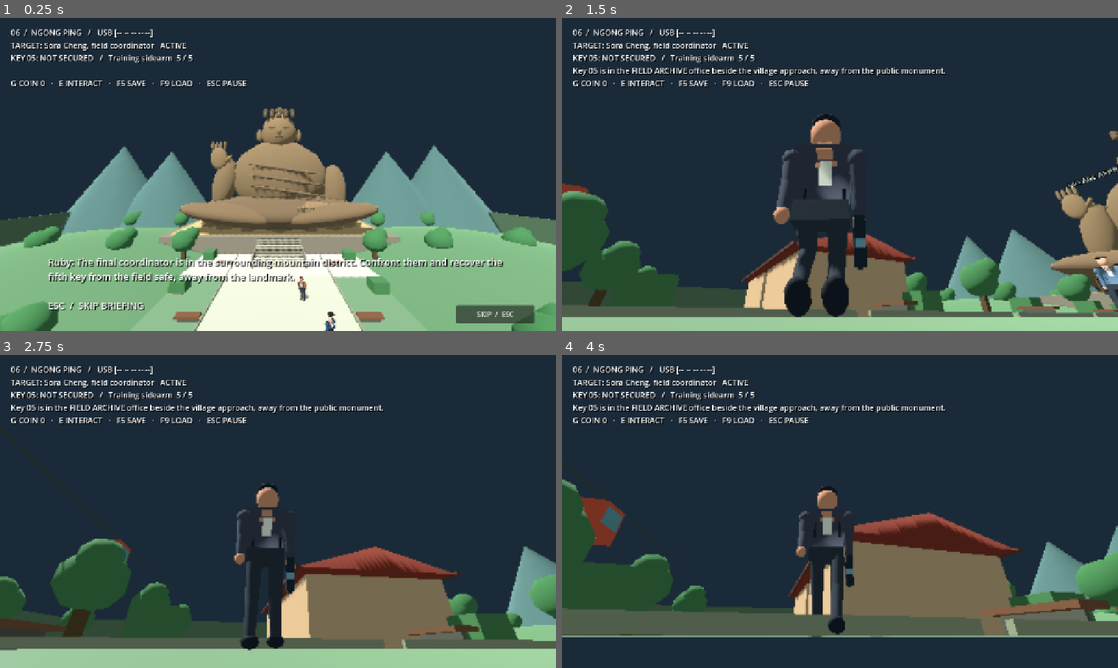
Above: before the commit, frames 1-4 (two rows, left to right).
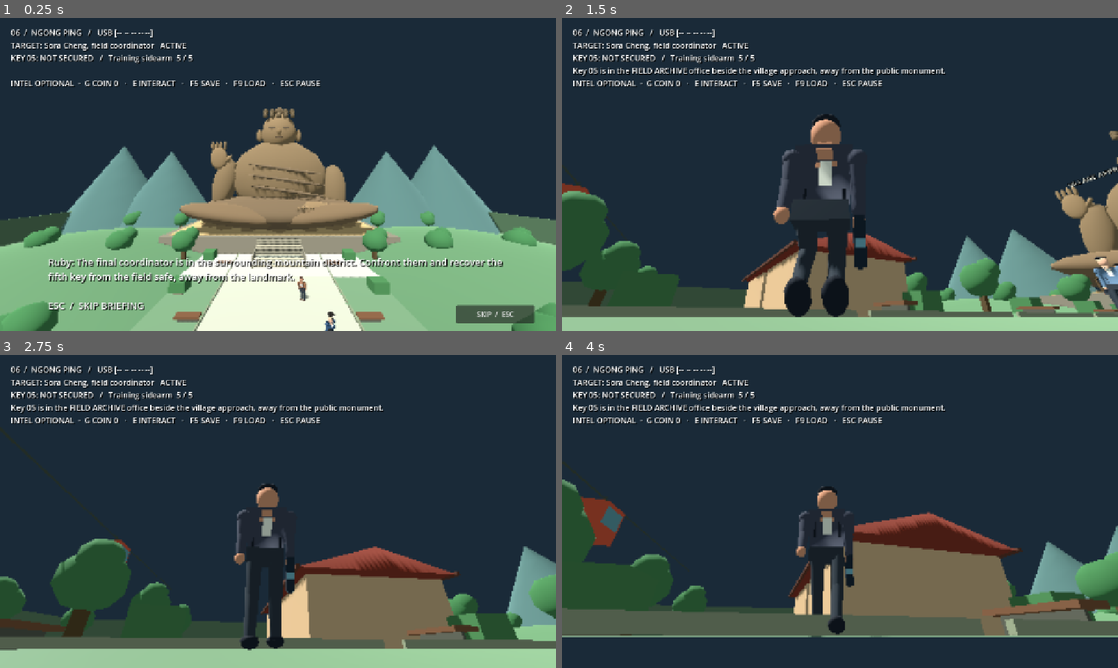
Above: after the commit, the same moments.

Repository: CoolgamerProXD/Stealty-Assasin-redesigned-computing-machine-Beta
Game: Godot game, scene res://scenes/mission_ngong_ping.tscn
Two runs of this game, one before a commit and one after it. Both use one fixed random seed, a clock stepped at 60 frames per second and the inputs below. This scene is started directly instead of the project's main scene.
Inputs (mouse positions are in pixels of both pictures, inside the frame that each line leads up to):
- Up to frame 1 (0.25 s): no input
- Up to frame 2 (1.5 s): click "SKIP / ESC" at 0.5 s; move the mouse to (867, 174) at 1.27 s; hold W (move_forward) from 1.28 s (still down); hold C (crouch) from 1.28 s (still down); click (867, 174) at 1.42 s
- Up to frame 3 (2.75 s): keep holding W (move_forward); tap E (interact) at 1.55, 2.1 s; move the mouse to (250, 511) at 2.02 s; release C (crouch) at 2.03 s; tap C (crouch) at 2.3 s
- Up to frame 4 (4 s): keep holding W (move_forward); move the mouse to (851, 505) at 2.77 s; hold Right mouse button (aim) 2.78-3.53 s; tap E (interact) at 3.05 s; move the mouse to (834, 517) at 3.52 s; tap C (crouch) at 3.6 s; click (834, 517) at 3.67 s

The runs differ from the first frame. In frame 1, 0.8% of the frame differs, in the area x 1-58%, y 20-22%; in frame 2, 0.8%; in frame 3, 0.8%; in frame 4, 0.8%.

Commit message:
Connect three mission neighbourhoods with interiors, elevated intel and local routines [windows]
Co-authored-by: arena-agent <297053741+arena-agent@users.noreply.github.com>

Diff:
--- a/resources/hong_kong_operations.json
+++ b/resources/hong_kong_operations.json
@@ -29,7 +29,13 @@
       0.05,
       9
     ],
-    "target_line": "The manifest is on the train. The market intermediary arranged the next handoff."
+    "target_line": "The manifest is on the train. The market intermediary arranged the next handoff.",
+    "intel_text": "A departure note names the market office as the next handoff; the courier retains Key 01.",
+    "intel_pos": [
+      -0.5,
+      0.05,
+      -8.0
+    ]
   },
   "the_streets": {
     "map": "city",
@@ -61,7 +67,8 @@
       0.05,
       0
     ],
-    "target_line": "The broker in the district records office made the arrangements."
+    "target_line": "The broker in the district records office made the arrangements.",
+    "intel_text": "A market receipt names the district records broker and says the bodyguard carries Key 02."
   },
   "the_district": {
     "map": "city",
@@ -93,7 +100,8 @@
       0.05,
       0
     ],
-    "target_line": "The next meeting is at a harbour liaison office. I never met the buyer."
+    "target_line": "The next meeting is at a harbour liaison office. I never met the buyer.",
+    "intel_text": "A routing slip identifies the records safe as the Key 03 location and names a waterfront liaison."
   },
   "the_harbour": {
     "map": "city",
@@ -125,7 +133,8 @@
       0.05,
       -35
     ],
-    "target_line": "The final coordinator took the archive route toward the mountains."
+    "target_line": "The final coordinator took the archive route toward the mountains.",
+    "intel_text": "A quay ledger confirms the liaison’s bodyguard holds Key 04 and references a mountain field archive."
   },
   "ngong_ping": {
     "map": "mountain",
@@ -157,6 +166,12 @@
       0.05,
       30
     ],
-    "target_line": "The field safe contains the last key. I cannot tell you what is on the USB."
+    "target_line": "The field safe contains the last key. I cannot tell you what is on the USB.",
+    "intel_text": "A field memo confirms Key 05 is in the separate FIELD ARCHIVE office, not at the public monument.",
+    "intel_pos": [
+      -26,
+      1.3,
+      -8
+    ]
   }
 }
--- a/scripts/missions/hong_kong_operation.gd
+++ b/scripts/missions/hong_kong_operation.gd
@@ -9,6 +9,8 @@
 var target: HotelNpc
 var guard: HotelNpc
 var key_marker: Node3D
+var intel_marker: Node3D
+var intel_found: bool = false
 var exit_marker: Node3D
 var hud: Label
 var fps_label: Label
@@ -104,6 +106,18 @@
   _part(key_marker, Vector3(0,0.7,-0.36), Vector3(0.35,0.3,0.05), Color(0.72,0.58,0.30))
  # Gold light-shaped marker is a fictional USB, not an automatic pickup.
  _part(key_marker, Vector3(0,0.9 if placement == "safe" else 0.15,0), Vector3(0.12,0.08,0.28), Color(0.90,0.68,0.23))
+ intel_marker = Node3D.new()
+ intel_marker.name = "OptionalMissionIntel"
+ var annex: Node = scene.find_child("MissionNeighbourhood", true, false)
+ intel_marker.position = annex.call("intel_world_position") if annex else _vec(config["intel_pos"])
+ add_child(intel_marker)
+ _part(intel_marker, Vector3(0,0.22,0), Vector3(0.55,0.42,0.45), Color(0.22,0.48,0.55))
+ var intel_label := Label3D.new()
+ intel_label.text = "OPTIONAL INTEL"
+ intel_label.position = Vector3(0,1.0,0)
+ intel_label.font_size = 27
+ intel_label.pixel_size = 0.004
+ intel_marker.add_child(intel_label)
  exit_marker = Node3D.new()
  exit_marker.name = "Extraction"
  exit_marker.position = _vec(config["exit"])
@@ -261,7 +275,7 @@
  var equipment_text := Campaign.item_label(player.equipment.selected)
  if player.equipment.selected == "training_sidearm": equipment_text += "  %d / 5" % player.equipment.charges
  else: equipment_text += "  /  Q USE"
- hud.text = "%s   /   USB [%s]\nTARGET: %s   %s\n%s: %s   /   %s\n%s\nG COIN %d   ·   E INTERACT   ·   F5 SAVE   ·   F9 LOAD   ·   ESC PAUSE" % [entry.get("name", operation_id), " ".join(keys), config["target"], "COMPLETE" if target_complete else "ACTIVE", key_id.to_upper().replace("_", " "), "SECURED" if key_secured else "NOT SECURED", equipment_text, message, player.equipment.coins_remaining]
+ hud.text = "%s   /   USB [%s]\nTARGET: %s   %s\n%s: %s   /   %s\n%s\nINTEL %s  ·  G COIN %d   ·   E INTERACT   ·   F5 SAVE   ·   F9 LOAD   ·   ESC PAUSE" % [entry.get("name", operation_id), " ".join(keys), config["target"], "COMPLETE" if target_complete else "ACTIVE", key_id.to_upper().replace("_", " "), "SECURED" if key_secured else "NOT SECURED", equipment_text, message, "SECURED" if intel_found else "OPTIONAL", player.equipment.coins_remaining]
  reticle.visible = player.aiming and not intro_active
  fps_label.visible = bool(Campaign.settings["show_fps"])
  if fps_label.visible: fps_label.text = "%d FPS" % Engine.get_frames_per_second()
@@ -309,6 +323,11 @@
  if placement == "safe" and not key_secured and _reachable(key_marker.global_position):
   _secure_key()
   return
+ if not intel_found and _reachable(intel_marker.global_position):
+  intel_found = true
+  intel_marker.visible = false
+  message = "Ruby: " + str(config["intel_text"])
+  return
  if train_contact and not train_contact_complete and _reachable(train_contact.global_position, train_contact.get_rid()):
   train_contact_complete = true
   train_contact.complete_objective(false)
@@ -321,7 +340,7 @@
    _board_train()
   elif operation_id == "tung_chung" and not train_contact_complete:
    message = "Ruby: Speak to the train contact before leaving the carriage."
-  elif Campaign.complete(operation_id, 0):
+  elif Campaign.complete(operation_id, 1 if intel_found else 0):
    var next := "res://scenes/usb_decryption.tscn" if operation_id == "ngong_ping" and Campaign.progress.usb_ready() and not Campaign.progress.usb_decryption_seen else "res://scenes/ending.tscn"
    get_tree().change_scene_to_file(next)
   else: message = "Campaign progress could not be saved."
@@ -458,7 +477,7 @@
 
 func save_game() -> void:
  var p := player.global_position
- var data := {"mission_id": operation_id, "target_complete": target_complete, "targ …(299 unchanged characters)…
+ var data := {"mission_id": operation_id, "intel_found": intel_found, "target_complete": target_complete, "targ …(299 unchanged characters)…
  message = "Checkpoint saved." if SaveStore.write(save_path, data) else "Checkpoint save failed."
 
 func load_game() -> void:
@@ -483,6 +502,8 @@
   train_contact = null
   train_car = null
   if previous_stage == "aboard": player.global_position = _vec(config["spawn"])
+ intel_found = data.get("intel_found", false) == true
+ intel_marker.visible = not intel_found
  target_complete = data.get("target_complete", false) == true
  target.restore_objective(target_complete, data.get("target_incapacitated", false) == true)
  key_secured = saved_key_valid
@@ -492,9 +513,11 @@
  if pos is Array and pos.size() == 3 and (pos[0] is float or pos[0] is int) and (pos[1] is float or pos[1] is int) and (pos[2] is float or pos[2] is int):
   var p := _vec(pos)
   var bound := 21.0 if config["map"] == "station" else 44.0
-  var in_bounds := absf(p.x) < bound and absf(p.z) < bound
-  if train_stage == "aboard": in_bounds = absf(p.x) < 2.0 and p.z > 72.5 and p.z < 87.5
-  if is_finite(p.x) and is_finite(p.y) and is_finite(p.z) and in_bounds and p.y > -1.0 and p.y < 5.0:
+  var in_bounds := absf(p.x) < bound and absf(p.z) < bound and p.y > -1.0 and p.y < 5.0
+  var annex: Node = scene.find_child("MissionNeighbourhood", true, false)
+  if annex and annex.call("contains_world_position", p): in_bounds = true
+  if train_stage == "aboard": in_bounds = absf(p.x) < 2.0 and p.z > 72.5 and p.z < 87.5 and p.y > -1.0 and p.y < 5.0
+  if is_finite(p.x) and is_finite(p.y) and is_finite(p.z) and in_bounds:
    player.global_position = p
    player.velocity = Vector3.ZERO
  message = "Checkpoint loaded. NPC routines are transient."
--- a/scripts/ui/ending.gd
+++ b/scripts/ui/ending.gd
@@ -17,7 +17,10 @@
  add_child(debrief)
  _label("BLACKLINE  /  OPERATION COMPLETE", 34)
  _label(str(Campaign.ending.get("name", "ASSIGNMENT")), 25)
- _label("Records secured: %d" % Campaign.ending.get("records", 0), 20)
+ if str(Campaign.ending.get("id", "")) in ["tung_chung", "the_streets", "the_district", "the_harbour", "ngong_ping"]:
+  _label("PRIMARY COMPLETE   /   PHYSICAL KEY SECURED   /   OPTIONAL INTEL %s" % ("SECURED" if int(Campaign.ending.get("records", 0)) > 0 else "NOT SECURED"), 19)
+ else:
+  _label("Records secured: %d" % Campaign.ending.get("records", 0), 20)
  _label("RUBY  /  DEBRIEF\n" + str(Campaign.ending.get("debrief", "")), 21)
  if str(Campaign.ending.get("id", "")) in ["tung_chung", "the_streets", "the_district", "the_harbour", "ngong_ping"]:
   _label("USB KEYS  /  %d OF 5%s" % [Campaign.progress.recovered_keys.size(), ("  —  DECRYPTION INITIATED" if Campaign.progress.usb_decryption_seen else "  —  DECRYPTION READY") if Campaign.progress.usb_ready() else ""], 19)
--- /dev/null
+++ b/scripts/world/hong_kong_annex.gd
@@ -0,0 +1,135 @@
+extends Node3D
+## Original fictional extensions attached to the shared city, one per mission.
+## Local +Z points outwards. Collision, lighting and readable passages are authored.
+var operation_id := ""
+var mesh_cache: Dictionary = {}
+var material_cache: Dictionary = {}
+var intel_position := Vector3(0,3.3,57)
+
+func _box(pos: Vector3, size: Vector3, color: Color, solid: bool = false) -> Node3D:
+ var holder: Node3D = StaticBody3D.new() if solid else Node3D.new()
+ holder.position = pos
+ add_child(holder)
+ var visual := MeshInstance3D.new()
+ if not mesh_cache.has(size):
+  var mesh := BoxMesh.new()
+  mesh.size = size
+  mesh_cache[size] = mesh
+ visual.mesh = mesh_cache[size]
+ if not material_cache.has(color):
+  var material := StandardMaterial3D.new()
+  material.albedo_color = color
+  material.roughness = 0.8
+  material_cache[color] = material
+ visual.material_override = material_cache[color]
+ if not solid: visual.cast_shadow = GeometryInstance3D.SHADOW_CASTING_SETTING_OFF
+ holder.add_child(visual)
+ if solid:
+  var collider := CollisionShape3D.new()
+  var shape := BoxShape3D.new()
+  shape.size = size
+  collider.shape = shape
+  holder.add_child(collider)
+ return holder
+
+func _sign(text: String, pos: Vector3, yaw: float = 0.0) -> void:
+ var label := Label3D.new()
+ label.text = text
+ label.position = pos
+ label.rotation.y = yaw
+ label.font_size = 32
+ label.pixel_size = 0.005
+ label.modulate = Color(0.95,0.86,0.67)
+ add_child(label)
+
+func build() -> void:
+ var market := operation_id == "the_streets"
+ var business := operation_id == "the_district"
+ var paving := Color(0.39,0.37,0.34) if market else (Color(0.36,0.40,0.40) if business else Color(0.33,0.40,0.41))
+ var wall := Color(0.63,0.53,0.41) if market else (Color(0.47,0.56,0.57) if business else Color(0.55,0.54,0.48))
+ var accent := Color(0.73,0.27,0.18) if market else (Color(0.24,0.48,0.49) if business else Color(0.18,0.40,0.49))
+ var dark := Color(0.19,0.25,0.26)
+ _box(Vector3(0,-0.2,35),Vector3(70,0.4,70),paving,true)
+ # Solid boundaries and a 12m gateway back to the existing city.
+ for x: float in [-35.0,35.0]: _box(Vector3(x,2,35),Vector3(0.3,4,70),dark,true)
+ _box(Vector3(0,2,70),Vector3(70,4,0.3),dark,true)
+ for x: float in [-20.5,20.5]: _box(Vector3(x,2,0),Vector3(29,4,0.3),dark,true)
+ _box(Vector3(0,0.03,35),Vector3(9,0.05,70),paving.darkened(0.35))
+ for z: float in [10.0,30.0,50.0,65.0]:
+  _box(Vector3(0,0.04,z),Vector3(69,0.06,6),paving.lightened(0.10))
+  for x: float in [-3.0,-1.5,0.0,1.5,3.0]: _box(Vector3(x,0.08,z),Vector3(0.7,0.02,2.8),Color(0.73,0.71,0.62))
+ # Six open rooms each have front/back access and separate pedestrian alleys.
+ for x: float in [-17.0,17.0]:
+  for z: float in [18.0,38.0,58.0]:
+   _room(x,z,wall,accent,dark)
+ # Roof viewing platform with a solid low-gradient ramp and useful intel.
+ var ramp := _box(Vector3(0,1.42,43),Vector3(5,0.18,10.5),paving.lightened(0.12),true)
+ ramp.rotation.x = -atan(3.0/10.0)
+ ramp.name = "NeighbourhoodRamp"
+ _box(Vector3(0,2.85,56),Vector3(10,0.3,16),paving.lightened(0.1),true)
+ for x: float in [-4.9,4.9]:
+  _box(Vector3(x,3.55,56),Vector3(0.12,1.2,16),dark,true)
+ _box(Vector3(0,3.55,63.9),Vector3(10,1.2,0.12),dark,true)
+ _box(Vector3(-3.0,3.5,60),Vector3(1.2,1.0,0.8),accent,true)
+ _sign("LOOKOUT / INTEL",Vector3(0,4.5,62.5),PI)
+ # Bounded, non-shadow-casting practicals, grouped for preset control.
+ for z: float in [16.0,38.0,60.0]:
+  for x: float in [-7.0,7.0]:
+   _box(Vector3(x,1.9,z),Vector3(0.12,3.8,0.12),dark)
+   _box(Vector3(x,3.8,z),Vector3(0.7,0.1,0.55),Color(0.96,0.78,0.49))
+   var light := OmniLight3D.new()
+   light.position = Vector3(x,3.6,z)
+   light.light_color = Color(1.0,0.77,0.53) if market else Color(0.74,0.86,1.0)
+   light.light_energy = 0.3
+   light.omni_range = 6.0
+   light.shadow_enabled = false
+   light.add_to_group("quality_practicals")
+   light.visible = Campaign.settings["graphics"] != "LOW"
+   add_child(light)
+ # The corridor navmesh deliberately excludes the new buildings and ramp.
+ var region := NavigationRegion3D.new()
+ region.name = "NeighbourhoodStreetNavigation"
+ var nav := NavigationMesh.new()
+ nav.vertices = PackedVector3Array([Vector3(-4,0,0),Vector3(4,0,0),Vector3(4,0,37),Vector3(-4,0,37)])
+ nav.add_polygon(PackedInt32Array([0,3,2,1]))
+ region.navigation_mesh = nav
+ add_child(region)
+ # Local, short social routines remain on the obstacle-free central strip.
+ var scene := get_parent()
+ for i: int in range(3):
+  var start := to_global(Vector3(-2.2 + float(i)*2.2,0.05,12.0 + float(i)*5.0))
+  var finish := to_global(Vector3(-2.2 + float(i)*2.2,0.05,25.0 + float(i)*3.0))
+  var identity := ("Market visitor " if market else ("Office worker " if business else "Quay visitor ")) + str(i+1)
+  scene.call("_target", identity, "employee" if i == 1 else "civilian", start, finish)
+ _sign("MARKET LANES" if market else ("COMMERCIAL QUARTER" if business else "WATERFRONT PROMENADE"),Vector3(0,4,7),PI)
+ if not market and not business:
+  # Distant water is an atmospheric backdrop, not explorable terrain.
+  _box(Vector3(0,-0.1,77),Vector3(100,0.15,13),Color(0.15,0.32,0.40))
+  for x: float in [-25.0,-15.0,-5.0,5.0,15.0,25.0]:
+   _box(Vector3(x,0.9,67.5),Vector3(0.1,1.8,0.1),Color(0.68,0.72,0.67))
+  _box(Vector3(0,1.65,67.5),Vector3(60,0.08,0.08),Color(0.68,0.72,0.67))
+
+func _room(x: float, z: float, wall: Color, accent: Color, dark: Color) -> void:
+ for side: float in [-1.0,1.0]:
+  _box(Vector3(x,1.9,z+side*5.0),Vector3(10,3.8,0.2),wall,true)
+  for other: float in [-1.0,1.0]:
+   _box(Vector3(x+side*5,1.9,z+other*3.3),Vector3(0.2,3.8,3.4),wall,true)
+ _box(Vector3(x,3.85,z),Vector3(10,0.2,10),wall.darkened(0.18),true)
+ _box(Vector3(x,0.025,z),Vector3(9.7,0.04,9.7),wall.lightened(0.10))
+ _box(Vector3(x,0.5,z-3.5),Vector3(4,1,1),dark,true)
+ _box(Vector3(x,1.07,z-3.5),Vector3(3.8,0.08,0.9),accent)
+ for side: float in [-1.0,1.0]:
+  _box(Vector3(x+side*4.85,3.1,z),Vector3(0.1,0.5,6),accent)
+  for dz: float in [-3.4,3.4]:
+   _box(Vector3(x+side*5.12,2.0,z+dz),Vector3(0.06,1.4,2.0),Color(0.26,0.41,0.43))
+ for dx: float in [-3.0,0.0,3.0]:
+  _box(Vector3(x+dx,5.5,z),Vector3(2.2,3.0,8),wall.darkened(0.08))
+  _box(Vector3(x+dx,5.6,z+4.05),Vector3(1.6,1.7,0.06),Color(0.21,0.34,0.37))
+ _sign("TEA / MARKET" if operation_id == "the_streets" else ("OFFICE / RECORDS" if operation_id == "the_district" else "PIER / SERVICES"),Vector3(x,2.7,z+4.86))
+
+func intel_world_position() -> Vector3:
+ return to_global(intel_position)
+
+func contains_world_position(point: Vector3) -> bool:
+ var local := to_local(point)
+ return absf(local.x) < 34.0 and local.z >= 0.0 and local.z < 69.0 and local.y > -1.0 and local.y < 8.0
--- a/scripts/world/landscape_preview.gd
+++ b/scripts/world/landscape_preview.gd
@@ -196,8 +196,15 @@
 
 func _ground(color: Color) -> void:
  _box(Vector3(0,-0.2,0), Vector3(90,0.4,90), color, true)
- for x: float in [-45.0,45.0]: _box(Vector3(x,2,0),Vector3(0.3,4,90),color.darkened(0.2),true)
- for z: float in [-45.0,45.0]: _box(Vector3(0,2,z),Vector3(90,4,0.3),color.darkened(0.2),true)
+ var op := str(get_meta("operation_id", "")) if preview_kind == "city" else ""
+ for x: float in [-45.0,45.0]:
+  if (x < 0.0 and op == "the_streets") or (x > 0.0 and op == "the_district"):
+   for z: float in [-25.5,25.5]: _box(Vector3(x,2,z),Vector3(0.3,4,39),color.darkened(0.2),true)
+  else: _box(Vector3(x,2,0),Vector3(0.3,4,90),color.darkened(0.2),true)
+ for z: float in [-45.0,45.0]:
+  if z < 0.0 and op == "the_harbour":
+   for x: float in [-25.5,25.5]: _box(Vector3(x,2,z),Vector3(39,4,0.3),color.darkened(0.2),true)
+  else: _box(Vector3(0,2,z),Vector3(90,4,0.3),color.darkened(0.2),true)
 
 # Parked street vehicles are fictional low-poly props, not controllable. Their
 # simple body collider is outside all public-space NPC routes and the ramp.
@@ -331,6 +338,22 @@
  for x: float in [-35.0,-25.0,-15.0,-5.0,5.0,15.0,25.0,35.0]:
   _box(Vector3(x,1.4,-38),Vector3(0.12,2.8,0.12),dark)
   _box(Vector3(x,2.85,-38),Vector3(0.7,0.1,0.7),Color(0.95,0.80,0.58))
+ var op := str(get_meta("operation_id", ""))
+ if op in ["the_streets", "the_district", "the_harbour"]:
+  var annex := preload("res://scripts/world/hong_kong_annex.gd").new()
+  annex.operation_id = op
+  annex.name = "MissionNeighbourhood"
+  if op == "the_streets":
+   annex.position = Vector3(-45,0,0)
+   annex.rotation.y = -PI/2.0
+  elif op == "the_district":
+   annex.position = Vector3(45,0,0)
+   annex.rotation.y = PI/2.0
+  else:
+   annex.position = Vector3(0,0,-45)
+   annex.rotation.y = PI
+  add_child(annex)
+  annex.build()
 
 # Three mission-specific, walk-in interiors replace (rather than overlap) a
 # solid scenic block. The surrounding city remains a shared destination.
--- a/tests/hong_kong_campaign_test.gd
+++ b/tests/hong_kong_campaign_test.gd
@@ -220,8 +220,39 @@
    print("HK BACK ROUTE DIAG: ", id, " ", player.global_position)
    var exited: bool = player.global_position.x < -22.5 if id == "the_streets" else (player.global_position.x > 22.5 if id == "the_district" else player.global_position.z > -25.0)
    check(exited, id + " interior connects to a second physical exit")
+   var annex: Node3D = city.find_child("MissionNeighbourhood", true, false)
+   check(annex != null and annex.find_child("NeighbourhoodStreetNavigation", true, false) != null, id + " has a connected mission-specific neighbourhood")
+   player.global_position = annex.to_global(Vector3(0,0.05,-3))
+   player.rotation.y = annex.global_rotation.y
+   player.velocity = Vector3.ZERO
+   await physics_frame
+   Engine.time_scale = 3.0
+   Input.action_press("move_back")
+   await create_timer(5.0).timeout
+   Input.action_release("move_back")
+   Engine.time_scale = 1.0
+   print("HK ANNEX GATE DIAG: ", id, " ", annex.to_local(player.global_position))
+   check(annex.to_local(player.global_position).z > 7.0, id + " gateway is physically traversable from the original city")
+   player.global_position = annex.to_global(Vector3(0,0.05,37))
+   player.velocity = Vector3.ZERO
+   await physics_frame
+   Engine.time_scale = 3.0
+   Input.action_press("move_back")
+   await create_timer(5.0).timeout
+   Input.action_release("move_back")
+   Engine.time_scale = 1.0
+   print("HK ANNEX RAMP DIAG: ", id, " ", annex.to_local(player.global_position))
+   check(annex.to_local(player.global_position).y > 2.7 and annex.to_local(player.global_position).z > 48.0, id + " elevated lookout is reachable via the physical ramp")
    target.collision_layer = 1
    guard.collision_layer = 1
+  var intel: Node3D = world.get("intel_marker")
+  await move_near(world, intel.global_position)
+  world.call("_interact")
+  check(world.get("intel_found") and not world.get("key_secured"), id + " optional intel is physically collected without granting a key")
+  world.call("save_game")
+  world.set("intel_found", false)
+  world.call("load_game")
+  check(world.get("intel_found"), id + " optional intel survives checkpoint restore")
   await move_near(world, (world.get("exit_marker") as Node3D).global_position)
   world.call("_interact")
   check(not service.progress.completed.has(id) and not world.get("key_secured"), id + " extraction rejects missing target and key")
